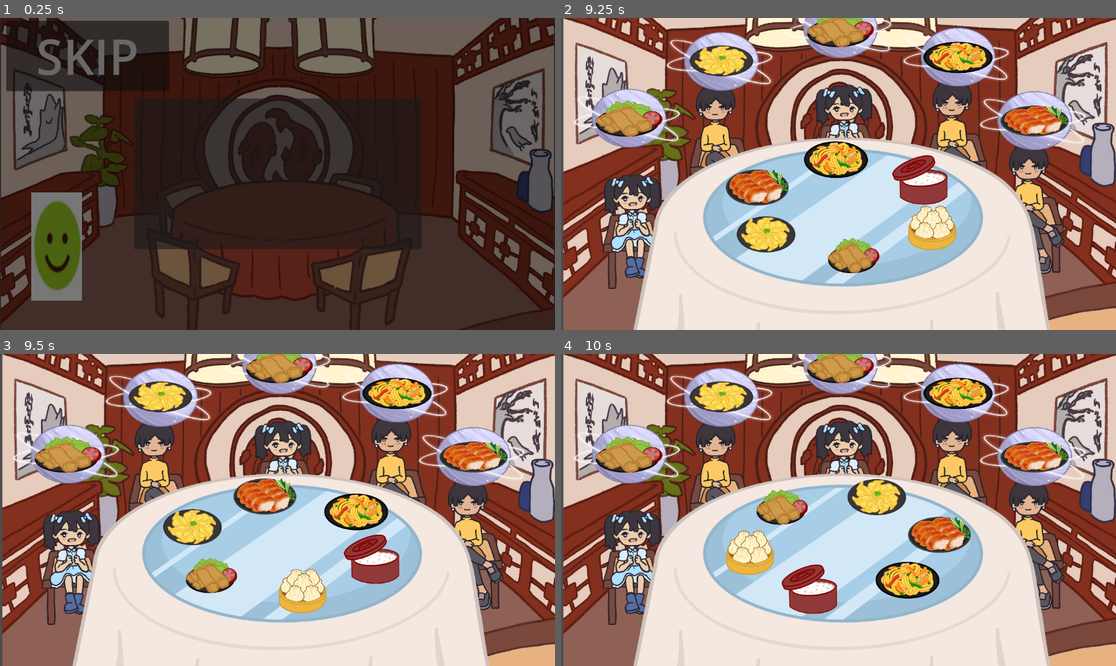
Above: before the commit, frames 1-4 (two rows, left to right).
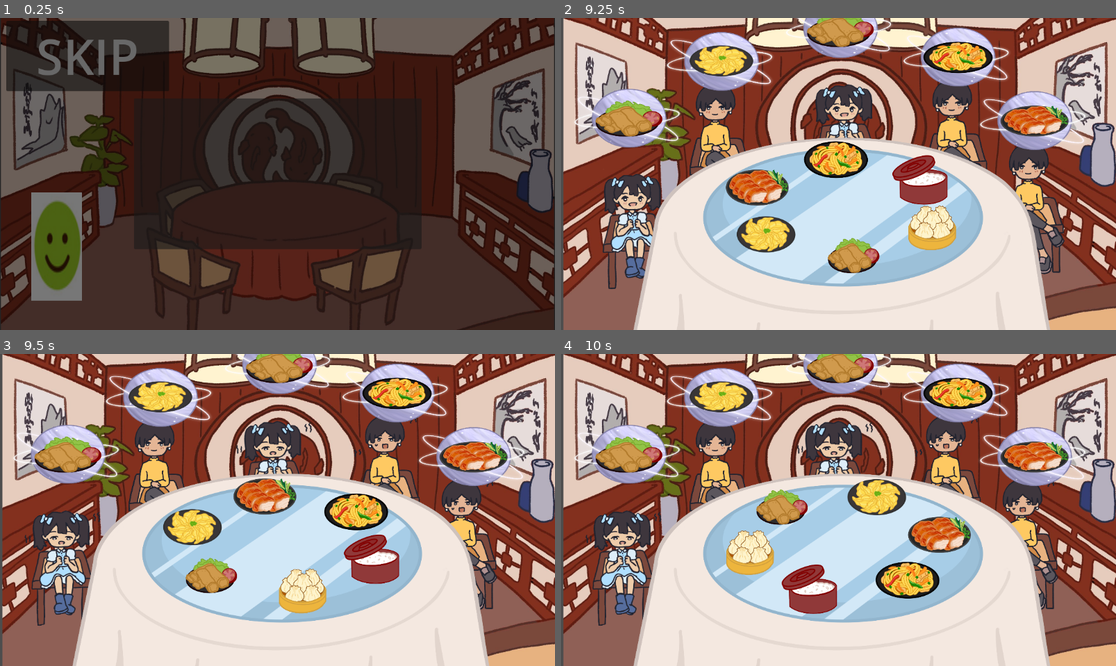
Above: after the commit, the same moments.

Repository: game-dev-besties/lupe_game
Game: Godot game, scene res://scenes/cutscene.tscn
Two runs of this game, one before a commit and one after it. Both use one fixed random seed, a clock stepped at 60 frames per second and the inputs below.
Inputs (mouse positions are in pixels of both pictures, inside the frame that each line leads up to):
- Up to frame 1 (0.25 s): no input
- Up to frame 2 (9.25 s): click "SKIP" at 0.5 s; click "SKIP" at 1.25 s; tap Enter (ui_accept) at 2, 2.27, 3.02, 4.52, 5.27, 6.02, 7.52, 8.27, 9.02 s; move the mouse to (938, 208) at 2.02 s; hold Right (ui_right) 2.03-2.78 s; click (938, 208) at 2.17 s; move the mouse to (827, 255) at 2.77 s; hold Left (ui_left) 2.78-3.53 s; click (827, 255) at 2.92 s; move the mouse to (749, 211) at 3.52 s; hold Right (ui_right) 3.53-5.03 s; click (749, 211) at 3.67 s; move the mouse to (794, 167) at 4.27 s; click (794, 167) at 4.42 s; move the mouse to (888, 252) at 5.02 s; hold Left (ui_left) 5.03-7.28 s; click (888, 252) at 5.17 s; move the mouse to (766, 180) at 5.77 s; click (766, 180) at 5.92 s; move the mouse to (866, 174) at 6.52 s; click (866, 174) at 6.67 s; move the mouse to (755, 96) at 7.27 s; hold Right (ui_right) from 7.28 s (still down); move the mouse to (960, 158) at 8.02 s; move the mouse to (727, 189) at 8.77 s; click (727, 189) at 8.92 s
- Up to frame 3 (9.5 s): keep holding Right (ui_right)
- Up to frame 4 (10 s): move the mouse to (894, 441) at 9.52 s; release Right (ui_right) at 9.53 s; hold Left (ui_left) from 9.53 s (still down)

Frames 1-2 are identical in both runs. In frame 3, 7.0% of the frame differs, in the area x 4-91%, y 20-88%; in frame 4, 7.0%.

Commit message:
added mad animation

Diff:
--- a/scenes/NPC.tscn
+++ b/scenes/NPC.tscn
@@ -88,7 +88,6 @@
 [node name="Sprite2D" type="Sprite2D" parent="."]
 
 [node name="AnimatedSprite2D" type="AnimatedSprite2D" parent="."]
-position = Vector2(2.08165e-12, 2.08165e-12)
 scale = Vector2(0.4, 0.4)
 sprite_frames = SubResource("SpriteFrames_efvhu")
 animation = &"girl1_happy"
--- a/scripts/npc.gd
+++ b/scripts/npc.gd
@@ -22,6 +22,9 @@
 var neutral_animation: String
 var unhappy_animation: String
 var hunger_diminish_rate: float = 2
+var turn_red_rate: float = 0.05
+var max_redness: float = 0.5
+var spawn_position: Vector2
 
 @onready var sprite: AnimatedSprite2D = $AnimatedSprite2D
 
@@ -34,6 +37,7 @@
 	unhappy_animation = self.name + "_unhappy"
 
 func _ready():
+	spawn_position = position
 	update_emotion()
 
 func _process(delta: float):
@@ -43,40 +47,53 @@
 		if check_hungry_timer > 0:
 			check_hungry_timer -= delta
 		else:
-			print("Checking if we should become hungry: " + name)
 			if randf() < GET_HUNGRY_PROBABILITY:
-				print("" + name + " is ordering something!")
 				current_state = "neutral"
 				desired_item_name = game_script.POSSIBLE_ITEMS[randi() % game_script.POSSIBLE_ITEMS.size()]
 				update_food_item_display()
 			check_hungry_timer = TIME_BETWEEN_HUNGRY_CHECKS_SECONDS
-	elif current_state == "neutral" or current_state == "unhappy":
+	else:
 		# Diminish satiation over time
 		if satiation > 0:
 			satiation -= hunger_diminish_rate * delta
+			if satiation <= MAX_SATIATION * 2 / 3:
+				current_state = "unhappy"
+			if satiation <= MAX_SATIATION / 3:
+				if sprite.modulate.s <= max_redness:
+					# equation to determine how fast they turn need to turn red in order to reach max_redness
+					sprite.modulate.s += ((3 * max_redness * hunger_diminish_rate ) / MAX_SATIATION) * delta
 			if satiation <= 0:
+				sprite.modulate.s = max_redness
+				current_state = "starving"
 				satiation = 0
-				current_state = "unhappy"
-				print(name + " is now unhappy due to hunger!")
+				print(name + " is now starving!")
 
 	# Handle the timer for taking damage
-	if current_state == "unhappy":
+	if current_state == "starving":
+		shake()
 		if take_damage_timer > 0:
 			take_damage_timer -= delta
 		else:
 			game_script.take_damage()
 			take_damage_timer = TIME_BETWEEN_HEALTH_DAMAGE_SECONDS
 			# Here you could implement logic to reduce health or trigger an event
-			print(name + " is unhappy and you are taking damage!")
+			print(name + " is starving and you are taking damage!")
 	else:
 		take_damage_timer = TIME_BETWEEN_HEALTH_DAMAGE_SECONDS  # Reset the timer if not unhappy
 
 	# Update the sprite animation based on the current state
 	update_emotion()
 
+func start_eating():
+	var tween = create_tween()
+	tween.tween_property(self, "position", spawn_position - Vector2(0, 20), 0.2)
+	tween.tween_property(self, "position", spawn_position, 0.2)
+
 func eat():
 	current_state = "happy"
 	satiation = MAX_SATIATION
+	position = spawn_position
+	sprite.modulate.s = 0
 	check_hungry_timer = TIME_BETWEEN_HUNGRY_CHECKS_SECONDS
 	desired_item_name = ""
 	update_emotion()
@@ -95,7 +112,7 @@
 		sprite.play(happy_animation)
 	elif current_state == "neutral":
 		sprite.play(neutral_animation)
-	elif current_state == "unhappy":
+	elif current_state == "unhappy" or current_state == "starving":
 		sprite.play(unhappy_animation)
 
 func update_food_item_display():
@@ -111,3 +128,11 @@
 		# Hide the ThoughtBubble if there's no desired item
 		$ThoughtBubble.visible = false
 		food_image_node.visible = false
+
+func shake():
+	var tween = create_tween()
+	var shake_max = 10
+	var shake_x = randf_range(-shake_max, shake_max)
+	var shake_y = randf_range(-shake_max, shake_max)
+	tween.tween_property(self, "position", spawn_position + Vector2(shake_x, shake_y), 0.1)
+	tween.tween_property(self, "position", spawn_position, 0.1)
--- a/scripts/spinningthing.gd
+++ b/scripts/spinningthing.gd
@@ -113,6 +113,7 @@
 					can_eat = true
 			if can_eat:
 				closest_dish.start_consumption(npc.consumption_timer, npc)
+				npc.start_eating()
 
 func _on_susan_started_moving():
 	# Reset all animations and timers
